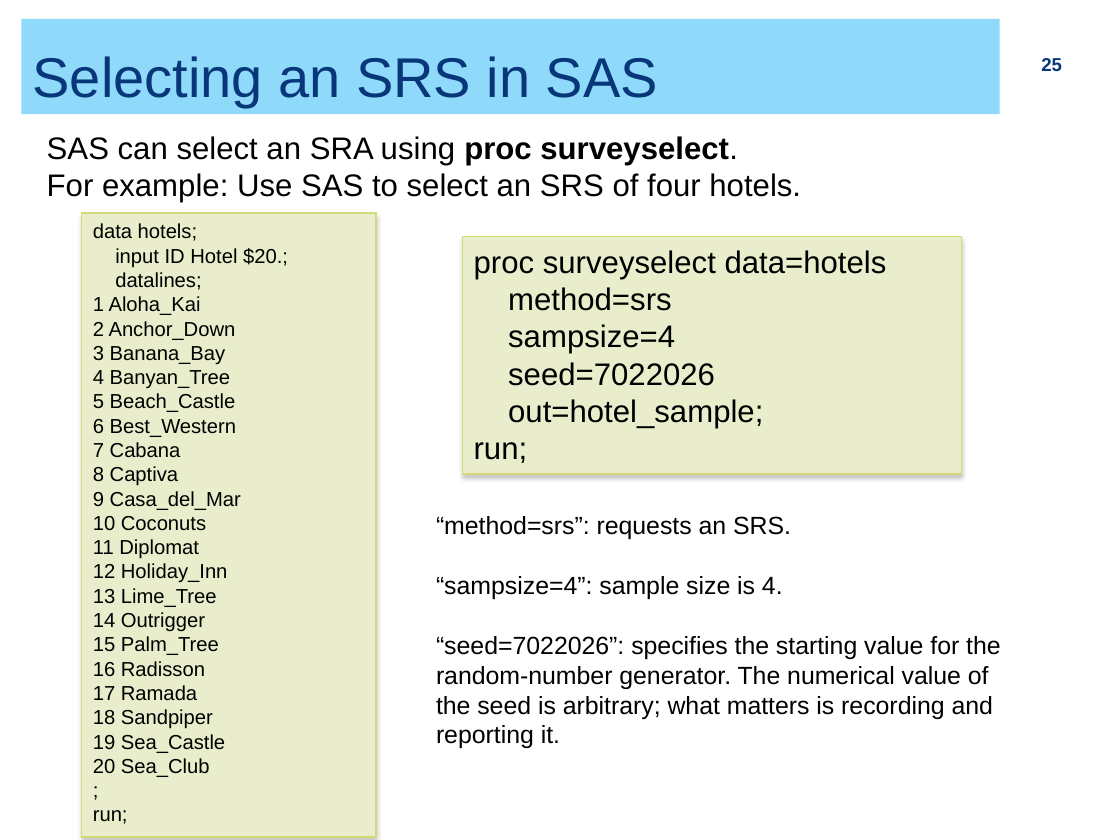
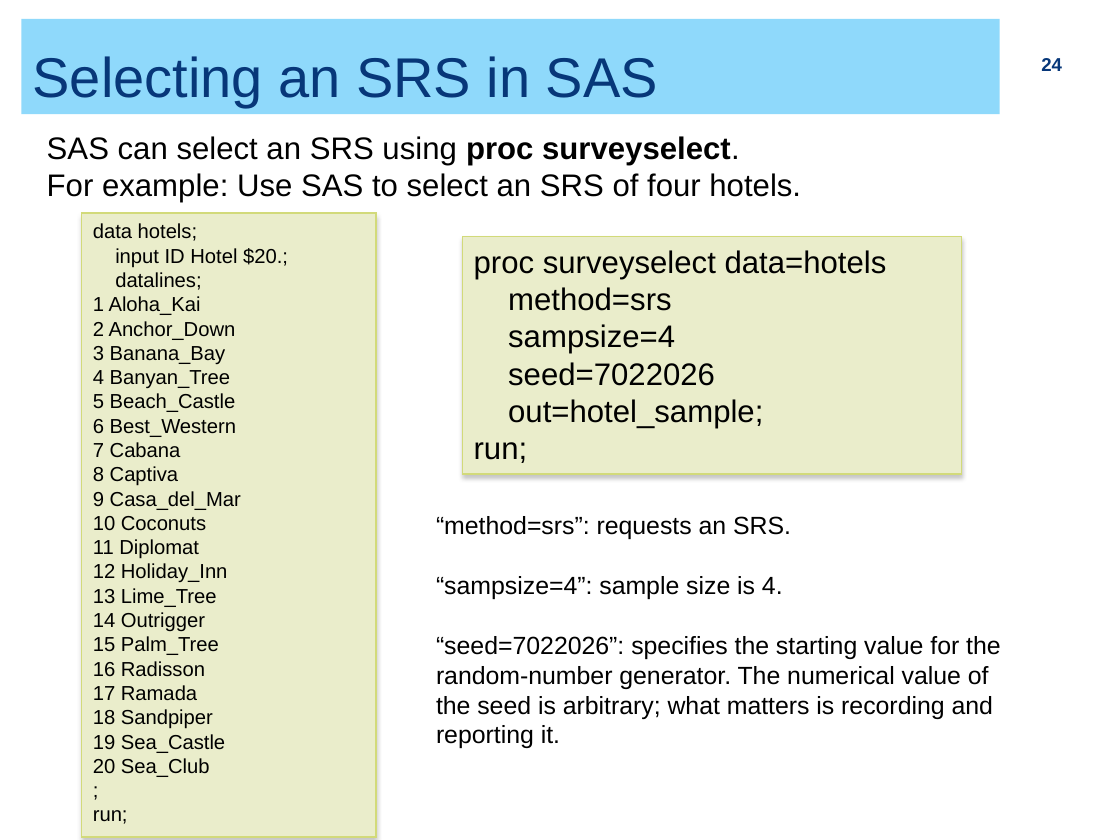
Before and after one commit to ZhiyangGeeZhou/ZhiyangGeeZhou.github.io, a slide deck: slide 24 of attach/UWM/UWM_PH702_2026Fall_Part04.pptx (slide 25 before the commit). Drawn at 1120x840 pixels with LibreOffice and Linux fonts; fonts in the diff are those of the drawing. Boxes give left, top, right and bottom in pixels: in the first picture for what was removed or moved away, otherwise in the second. Text is boxed around its words. In the diff, an @@ line names an element or a change of style, - is before the commit and + after.

```diff
--- a/attach/UWM/UWM_PH702_2026Fall_Part04.pptx
+++ b/attach/UWM/UWM_PH702_2026Fall_Part04.pptx
@@ page number at [1041, 58, 1062, 71]: text changed @@
-25
+24
@@ text at [47, 136, 740, 165]: text changed @@
-SAS can select an SRA using proc surveyselect.
+SAS can select an SRS using proc surveyselect.
```
Also in this commit, not shown: 9 other slides changed, 1 slide added, 1 slide removed.
